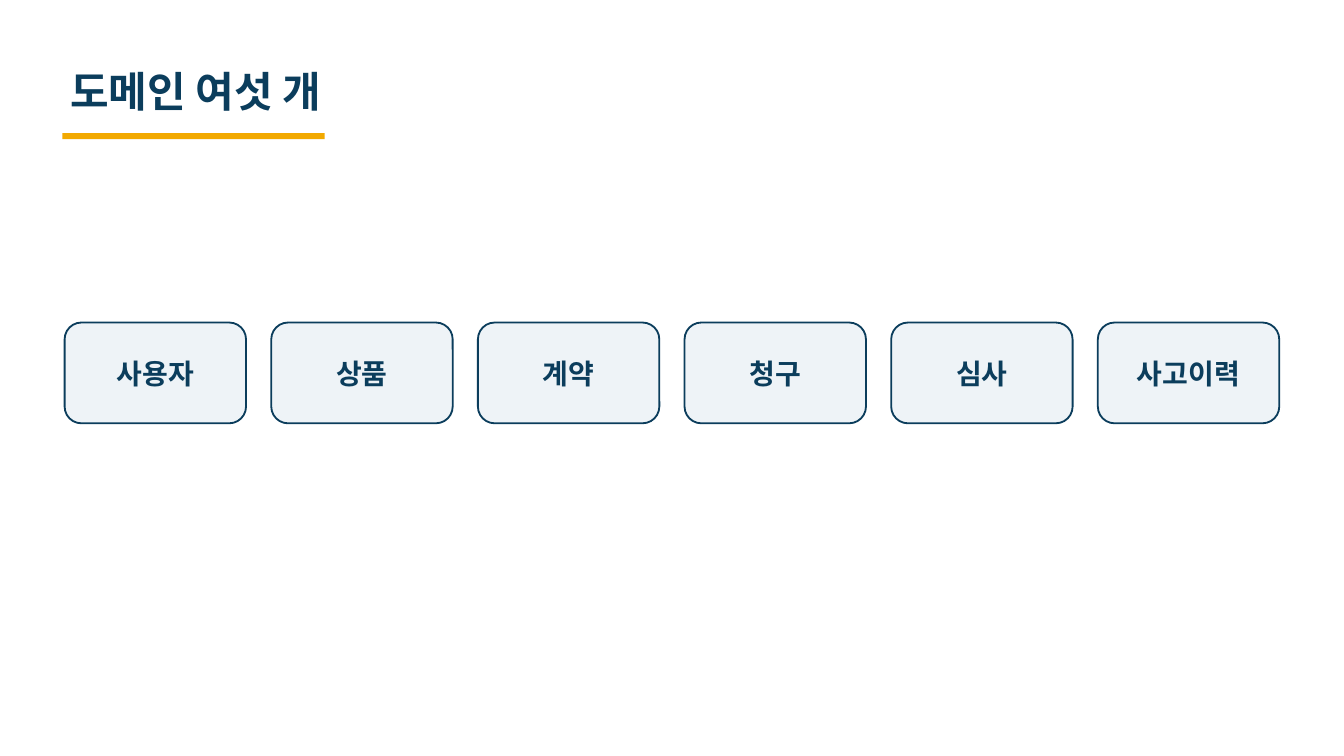
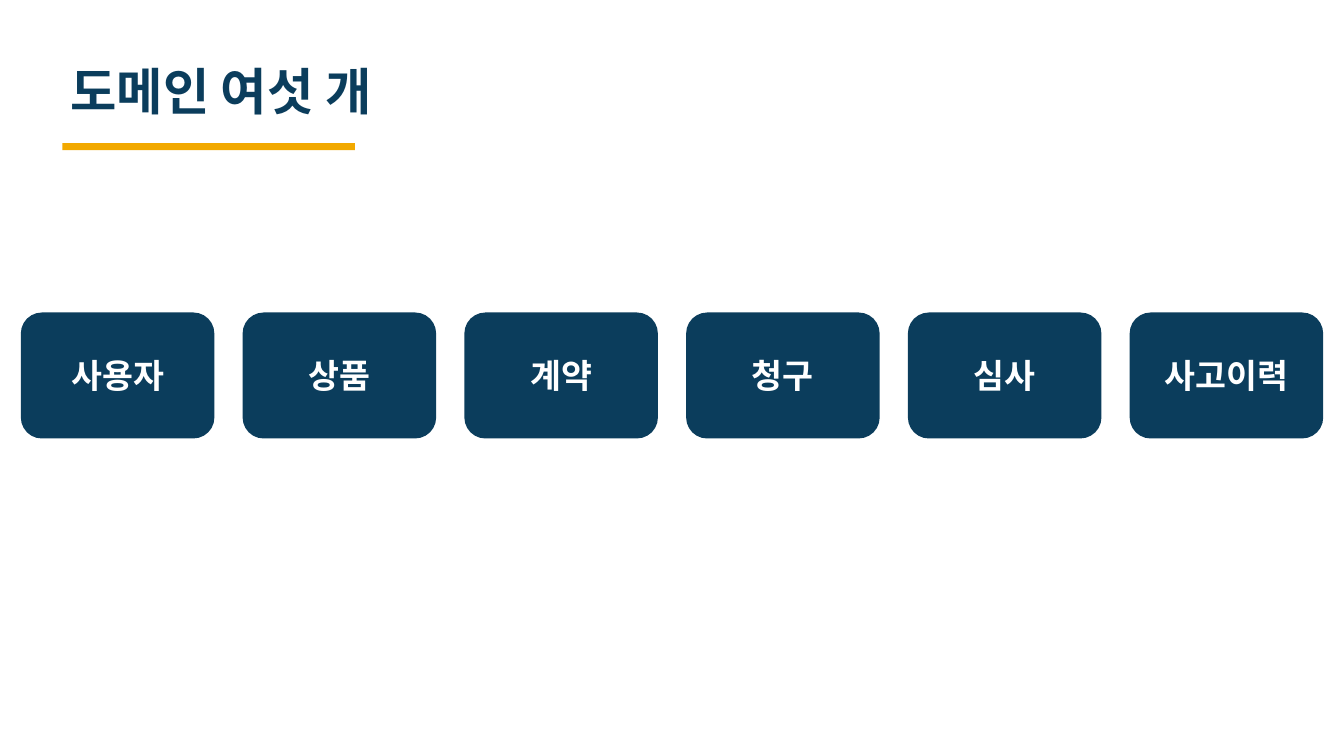
Before and after one commit to heyoonyoon/distributed-programming, a slide deck: slide 9 of docs/presentation/보험발표-편집가능.pptx. Drawn at 1344x756 pixels with LibreOffice and Linux fonts; fonts in the diff are those of the drawing. Boxes give left, top, right and bottom in pixels: in the first picture for what was removed or moved away, otherwise in the second. Text is boxed around its words. In the diff, an @@ line names an element or a change of style, - is before the commit and + after.

```diff
--- a/docs/presentation/보험발표-편집가능.pptx
+++ b/docs/presentation/보험발표-편집가능.pptx
@@ text "도메인 여섯 개" at (70,67,371,115): size 30 to 36 pt @@
@@ rectangle: place and size @@
-rectangle at (63,133,325,139)
+rectangle at (63,143,355,150)
@@ rounded rectangle "사용자": place and size @@
-rounded rectangle "사용자" at (65,323,246,423)
+rounded rectangle "사용자" at (21,313,215,439)
@@ rounded rectangle "상품": place and size @@
-rounded rectangle "상품" at (271,323,453,423)
+rounded rectangle "상품" at (243,313,437,439)
@@ rounded rectangle "계약": place and size @@
-rounded rectangle "계약" at (478,323,659,423)
+rounded rectangle "계약" at (465,313,658,439)
@@ rounded rectangle "청구": place and size @@
-rounded rectangle "청구" at (685,323,866,423)
+rounded rectangle "청구" at (687,313,880,439)
@@ rounded rectangle "심사": place and size @@
-rounded rectangle "심사" at (891,323,1073,423)
+rounded rectangle "심사" at (908,313,1102,439)
@@ size 20 to 24 pt, text colour #0B3D5C to #FFFFFF; fill #EEF3F7 to #0B3D5C; outline #0B3D5C 1.3 pt to none in 6 elements at (465,313,658,439), (687,313,880,439), (243,313,437,439), (908,313,1102,439), (21,313,215,439), (1130,313,1324,439) @@
@@ rounded rectangle "사고이력": place and size @@
-rounded rectangle "사고이력" at (1098,323,1279,423)
+rounded rectangle "사고이력" at (1130,313,1324,439)
```
Also in this commit, not shown: 19 other slides changed, 3 other files.
